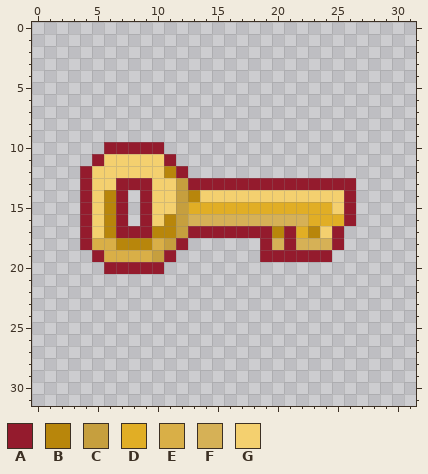
Pixel-art file, stored at assets/aseprite/house_key.aseprite. Above: the version before the commit.
32x32 pixels, 1 frame. The old version is drawn lined up with the new one.
Palette (. is transparent): A #941b2d  B #b8860b  C #c69f3e  D #e1ae25  E #d9af47  F #d6b156  G #f4d06f
Pixels before, first column x 4:
10 ..AAAAA................
11 .AGGGGGA...............
12 AGGGGGGBA..............
13 AGGAAAGGCAAAAAAAAAAAAAA
14 AGBA.AGGCBGGGGGGGGGGGGA
15 AGBA.AGGCDDDDDDDDDDDDGA
16 AGBA.AGBCFFFFFFFFFFDDDA
17 AGBAAABBCAAAAAAABADBGA.
18 AEEBBBECA......AFAFFFA.
19 .AEEEECA.......AAAAAA..
20 ..AAAAA................
Now the later version:
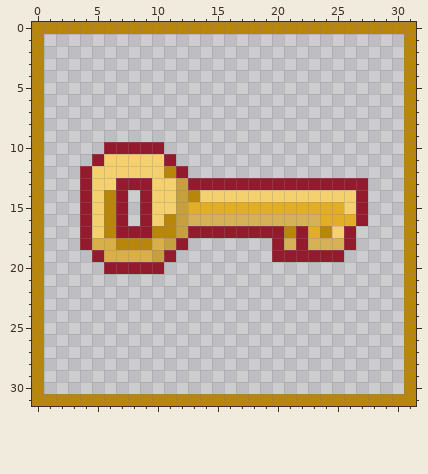
What changed:
whole drawing moved by -1,+3 (the old picture is shown already moved)
y 0: x 0..31 ................................ -> BBBBBBBBBBBBBBBBBBBBBBBBBBBBBBBB
y 1..12: x 0 . -> B; x 31 . -> B
y 13: x 0 . -> B; x 27 . -> A; x 31 . -> B
y 14: x 0 . -> B; x 26..27 A. -> GA; x 31 . -> B
y 15: x 0 . -> B; x 25..27 GA. -> DGA; x 31 . -> B
y 16: x 0 . -> B; x 23 D -> F; x 26..27 A. -> DA; x 31 . -> B
y 17: x 0 . -> B; x 20..26 BADBGA. -> ABADBGA; x 31 . -> B
y 18: x 0 . -> B; x 19..22 AFAF -> .AFA; x 25..26 A. -> FA; x 31 . -> B
y 19: x 0 . -> B; x 19 A -> .; x 25 . -> A; x 31 . -> B
y 20..30: x 0 . -> B; x 31 . -> B
y 31: x 0..31 ................................ -> BBBBBBBBBBBBBBBBBBBBBBBBBBBBBBBB
